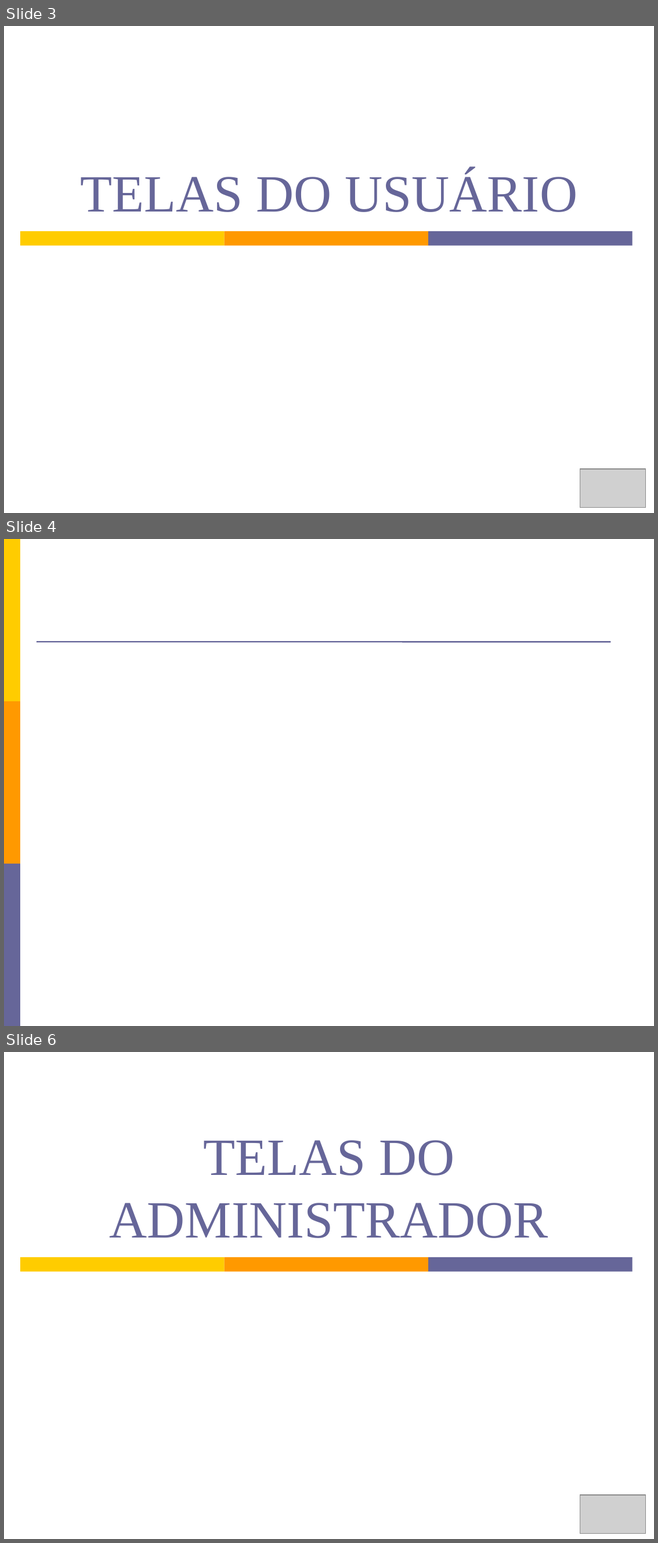
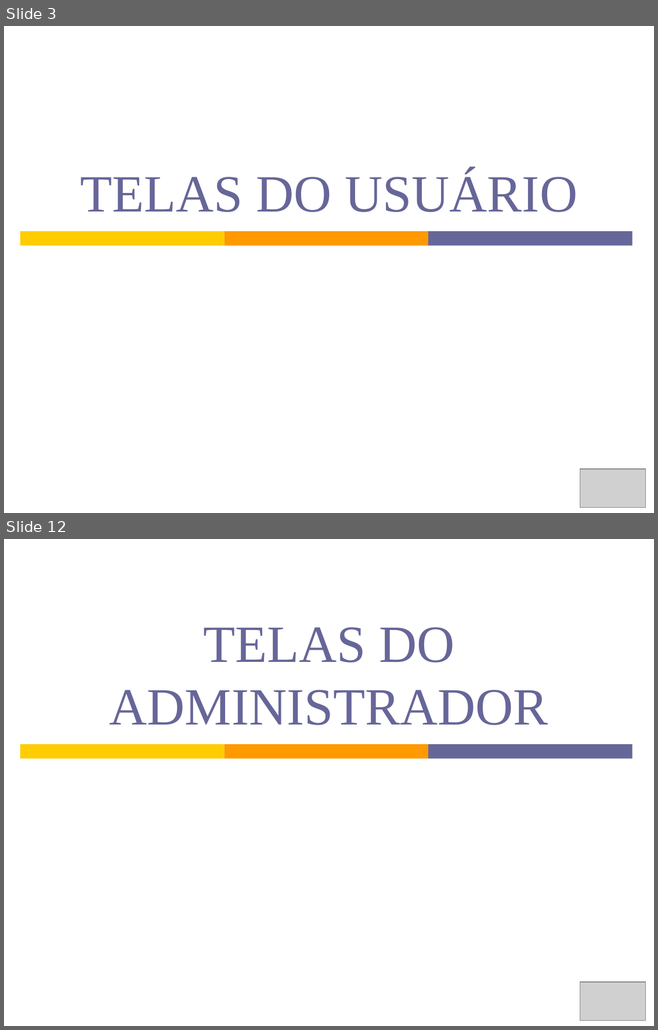
Before and after one commit to n-a-sistemas/ProjetoOng, a slide deck: CANTINHO FRATERNO.pptx. Shown one above the other, each under a label of ours: slides 3, 4 and 6 before the commit, slides 3 and 12 after it; the slides between them are not shown. The pictures are 658x1543 and 658x1030 pixels, drawn with LibreOffice and Linux fonts; fonts in the diff are those of the drawing; grey boxes stand for pictures; background and template pictures are left out. Boxes give left, top, right and bottom in pixels: in the first picture for what was removed or moved away, otherwise in the second. Text is boxed around its words. In the diff, an @@ line names an element or a change of style, - is before the commit and + after.

```diff
--- a/CANTINHO FRATERNO.pptx
+++ b/CANTINHO FRATERNO.pptx
@@ slide 4 removed at (x1=4, y1=539, x2=654, y2=1026), background picture (left out) @@
@@ rectangle removed at (x1=4, y1=539, x2=20, y2=701) @@
@@ line removed from (36, 642) to (610, 642) @@
@@ rectangle removed at (x1=4, y1=701, x2=20, y2=864) @@
@@ rectangle removed at (x1=4, y1=864, x2=20, y2=1026) @@
@@ what was slide 6 is now slide 12 @@
```
Also in this commit, not shown: 4 slides changed, 13 slides added, 1 other slide removed.
